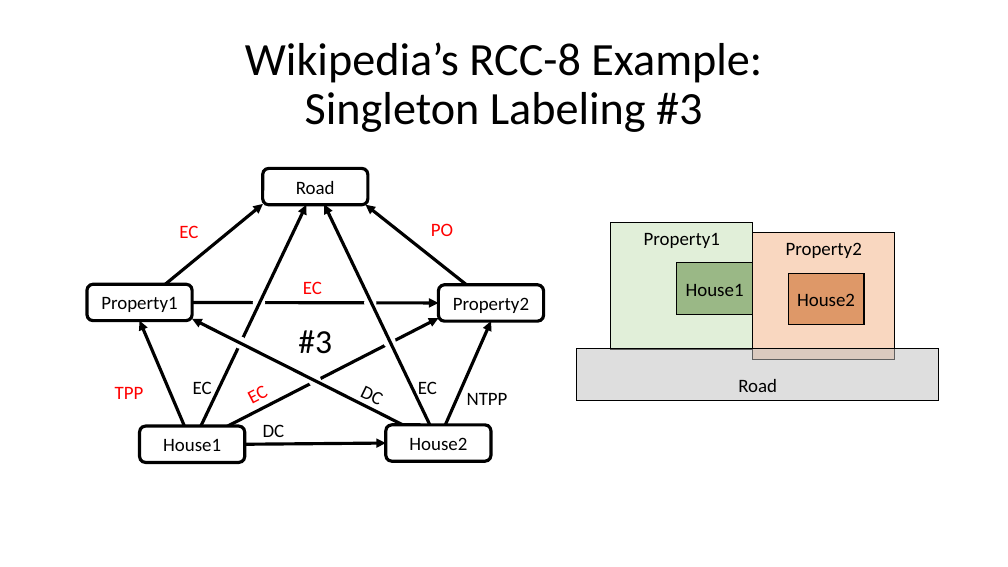
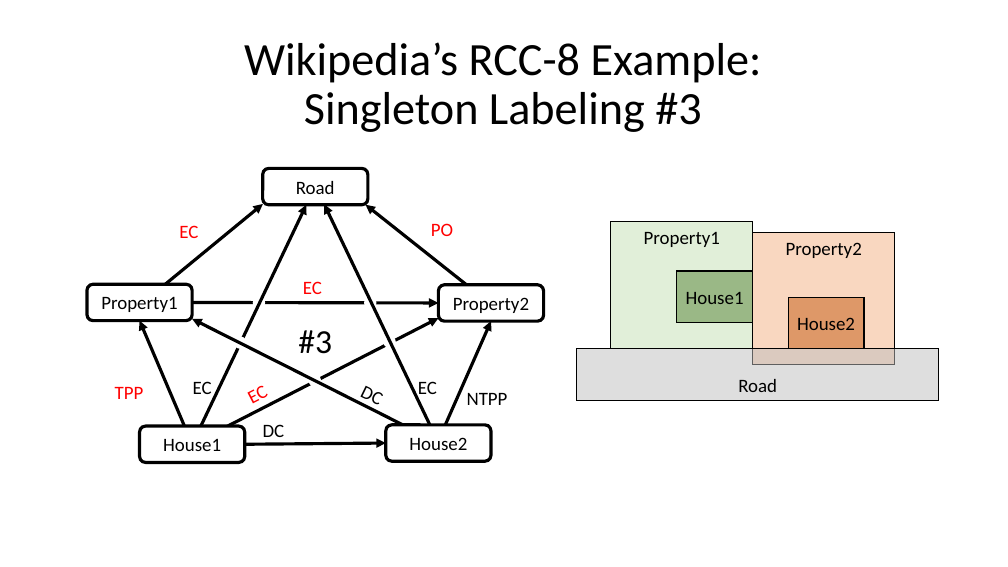
Before and after one commit to alreich/qualreas, a slide deck: slide 7 of Misc/wikipedia_rcc8_figure.pptx. Drawn at 1008x567 pixels with LibreOffice and Linux fonts; fonts in the diff are those of the drawing. Boxes give left, top, right and bottom in pixels: in the first picture for what was removed or moved away, otherwise in the second. Text is boxed around its words. In the diff, an @@ line names an element or a change of style, - is before the commit and + after.

```diff
--- a/Misc/wikipedia_rcc8_figure.pptx
+++ b/Misc/wikipedia_rcc8_figure.pptx
@@ rectangle "Property2": place and size @@
-rectangle "Property2" at (753,233,895,360)
+rectangle "Property2" at (753,233,895,365)
@@ rectangle "House1": place and size @@
-rectangle "House1" at (677,263,752,315)
+rectangle "House1" at (677,271,752,322)
@@ rectangle "House2": place and size @@
-rectangle "House2" at (788,273,864,324)
+rectangle "House2" at (788,297,864,349)
```
Also in this commit, not shown: 2 other slides changed.
